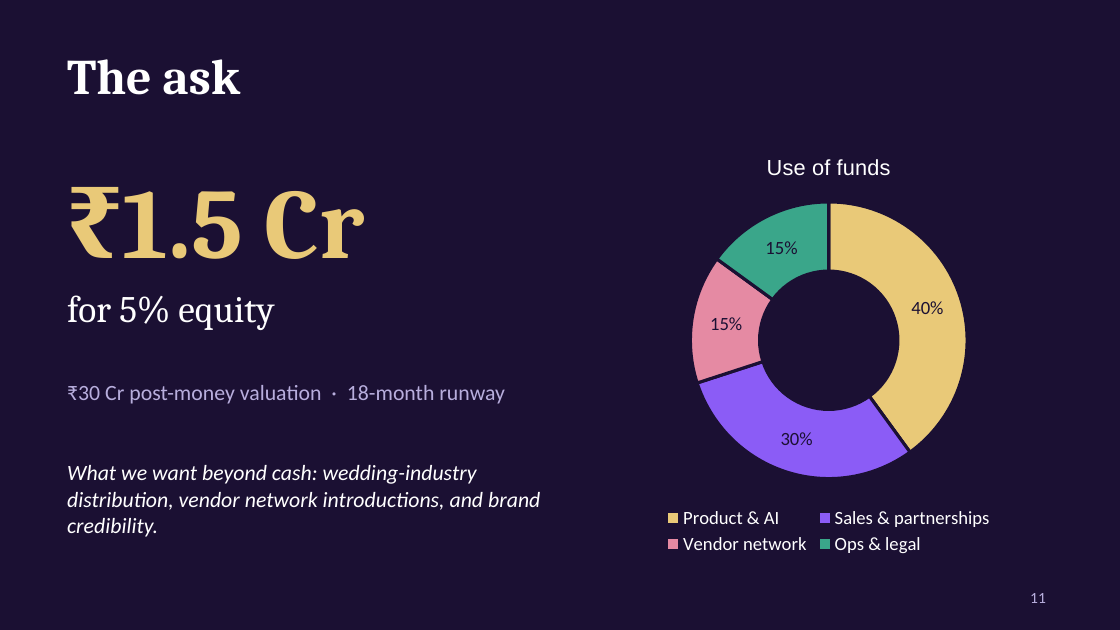
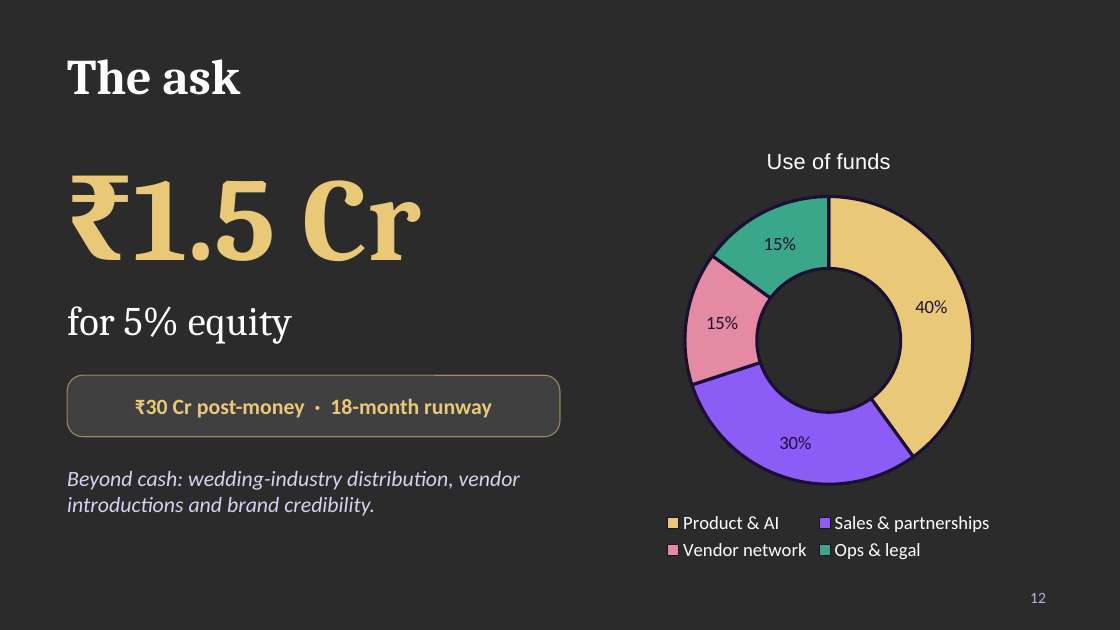
Before and after one commit to vaibhavdave/weddingplanner, a slide deck: slide 12 of pitch/WedVerse_AI_Shark_Tank_Pitch.pptx (slide 11 before the commit). Drawn at 1120x630 pixels with LibreOffice and Linux fonts; fonts in the diff are those of the drawing; background and template pictures are left out; a plain dark background stands for a picture behind light text. Boxes give left, top, right and bottom in pixels: in the first picture for what was removed or moved away, otherwise in the second. Text is boxed around its words. In the diff, an @@ line names an element or a change of style, - is before the commit and + after.

```diff
--- a/pitch/WedVerse_AI_Shark_Tank_Pitch.pptx
+++ b/pitch/WedVerse_AI_Shark_Tank_Pitch.pptx
@@ background #1B1033 to picture (left out) @@
@@ text "₹1.5 Cr": place and size @@
-text "₹1.5 Cr" at box(123, 191, 365, 259)
+text "₹1.5 Cr" at box(133, 180, 421, 261)
@@ text "₹1.5 Cr" at box(133, 180, 421, 261): size 64 to 76 pt @@
@@ doughnut chart: place and size @@
-doughnut chart at box(582, 134, 1075, 560)
+doughnut chart at box(594, 129, 1064, 566)
@@ text "for 5% equity": place and size @@
-text "for 5% equity" at box(67, 295, 274, 330)
+text "for 5% equity" at box(67, 306, 292, 344)
@@ text "for 5% equity" at box(67, 306, 292, 344): size 24 to 26 pt @@
@@ rounded rectangle added at box(67, 375, 560, 437), fill #FFFFFF at 10% opacity, outline #E9C978 0.75 pt @@
@@ text at box(135, 398, 492, 418): text changed; text colour #B8AEDD to #E9C978; bold on @@
-₹30 Cr post-money valuation · 18-month runway
+₹30 Cr post-money · 18-month runway
@@ text at box(67, 471, 520, 516): text changed; text colour #FFFFFF to #D9D0F2 @@
-What we want beyond cash: wedding-industry distribution, vendor network introductions, and brand credibility.
+Beyond cash: wedding-industry distribution, vendor introductions and brand credibility.
@@ text "Beyond cash: wedding-industry distribution, vendor ..." at box(67, 471, 520, 516): vertical alignment middle to top @@
@@ page number at box(1030, 593, 1046, 603): text changed @@
-11
+12
```
Also in this commit, not shown: 11 other slides changed, 1 slide added, 26 other files.
